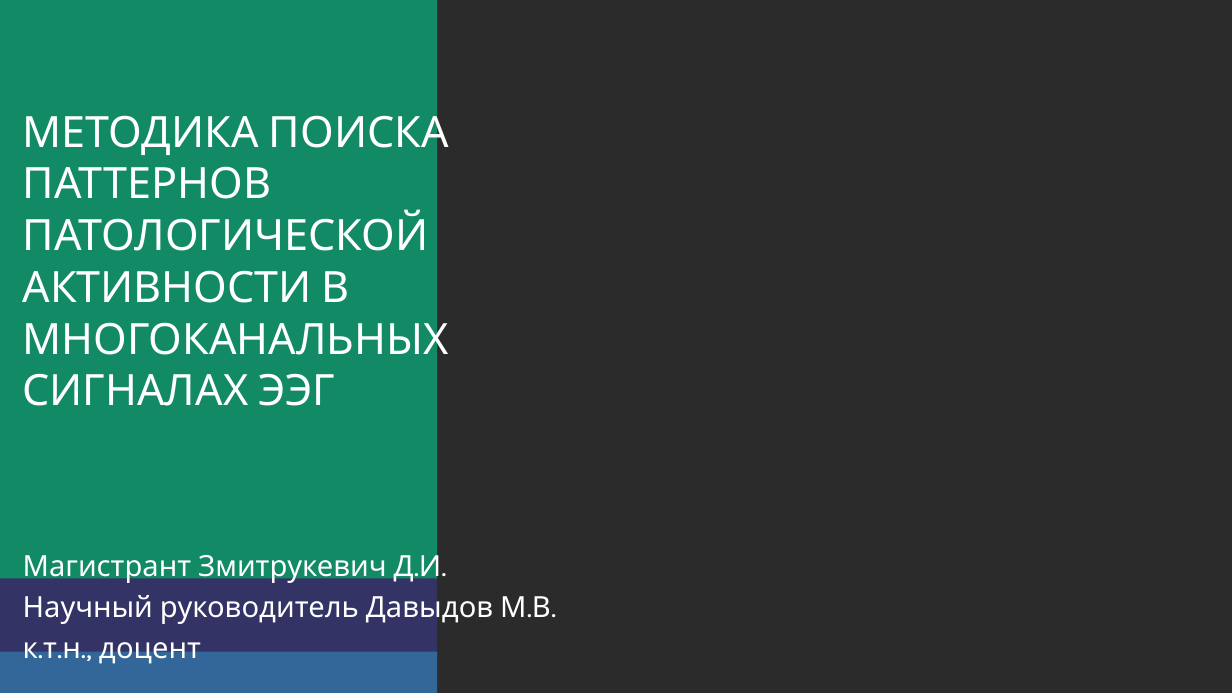
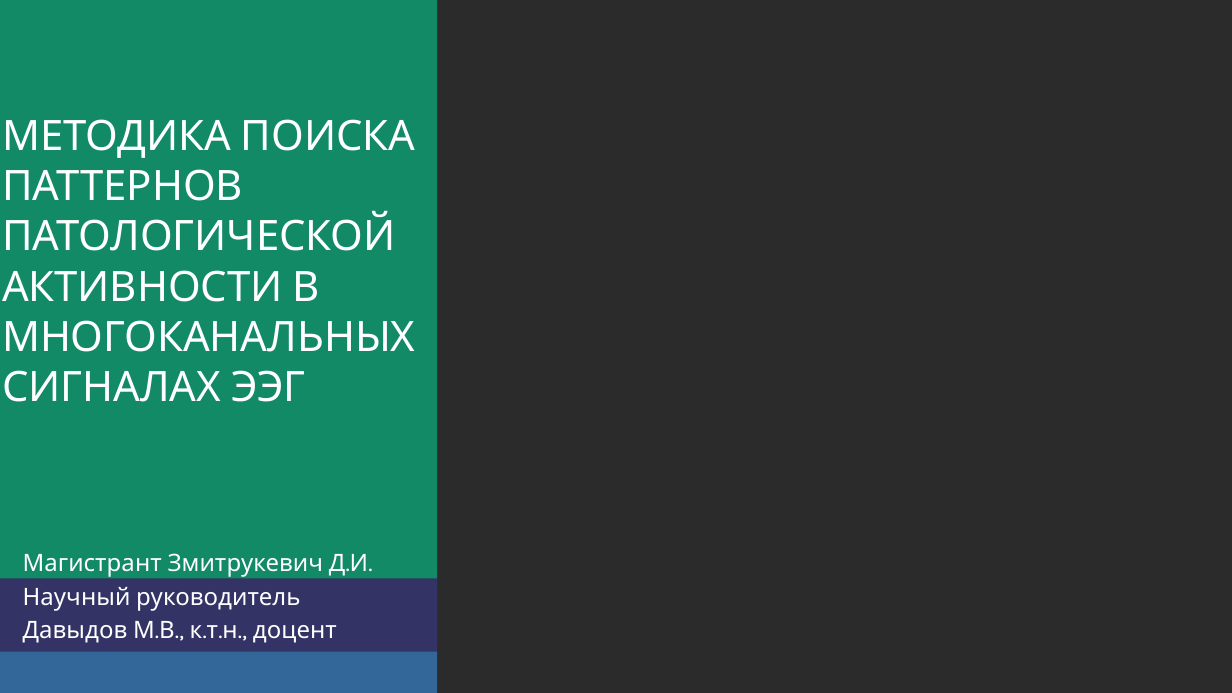
Before and after one commit to dina586/essay_eng, a slide deck: slide 1 of презентация.pptx. Drawn at 1232x693 pixels with LibreOffice and Linux fonts; fonts in the diff are those of the drawing; background and template pictures are left out; a plain dark background stands for a picture behind light text. Boxes give left, top, right and bottom in pixels: in the first picture for what was removed or moved away, otherwise in the second. Text is boxed around its words. In the diff, an @@ line names an element or a change of style, - is before the commit and + after.

```diff
--- a/презентация.pptx
+++ b/презентация.pptx
@@ title "МЕТОДИКА ПОИСКА ПАТТЕРНОВ ПАТОЛОГИЧЕСКОЙ АКТИВНОСТИ ...": place and size @@
-title "МЕТОДИКА ПОИСКА ПАТТЕРНОВ ПАТОЛОГИЧЕСКОЙ АКТИВНОСТИ ..." at [23,106,449,406]
+title "МЕТОДИКА ПОИСКА ПАТТЕРНОВ ПАТОЛОГИЧЕСКОЙ АКТИВНОСТИ ..." at [2,119,416,402]
@@ title "МЕТОДИКА ПОИСКА ПАТТЕРНОВ ПАТОЛОГИЧЕСКОЙ АКТИВНОСТИ ..." at [2,119,416,402]: size 25.2 to 24.5 pt @@
@@ subtitle at [23,553,368,577]: size 17 to 14 pt in "Магистрант Змитрукевич Д.И." @@
@@ subtitle at [23,587,337,643]: text changed; size 17 to 14 pt @@
-Научный руководитель Давыдов М.В.
-к.т.н., доцент
+Научный руководитель
+Давыдов М.В., к.т.н., доцент
```
Also in this commit, not shown: 1 other slide changed, 13 slides added, 2 slides removed, 21 other files.
